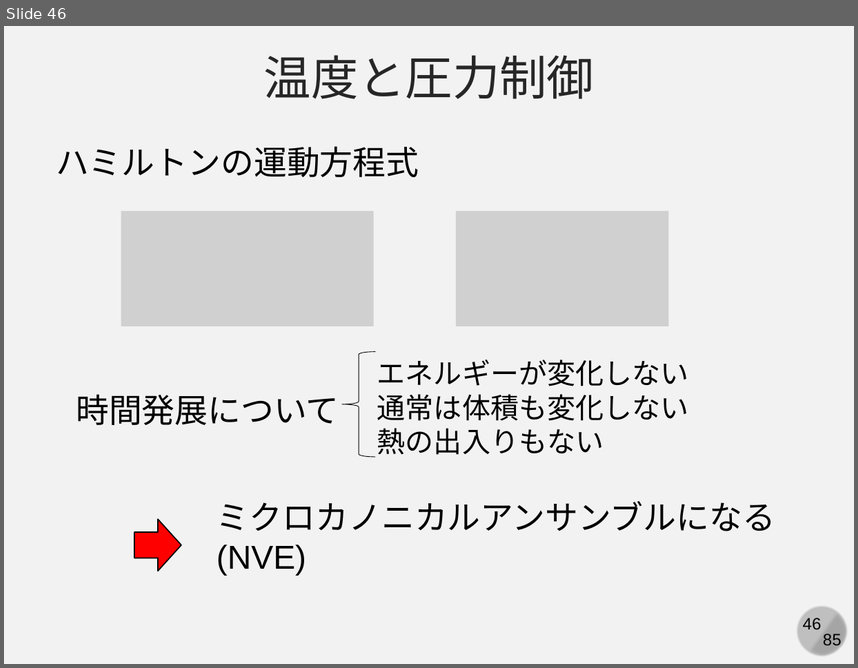
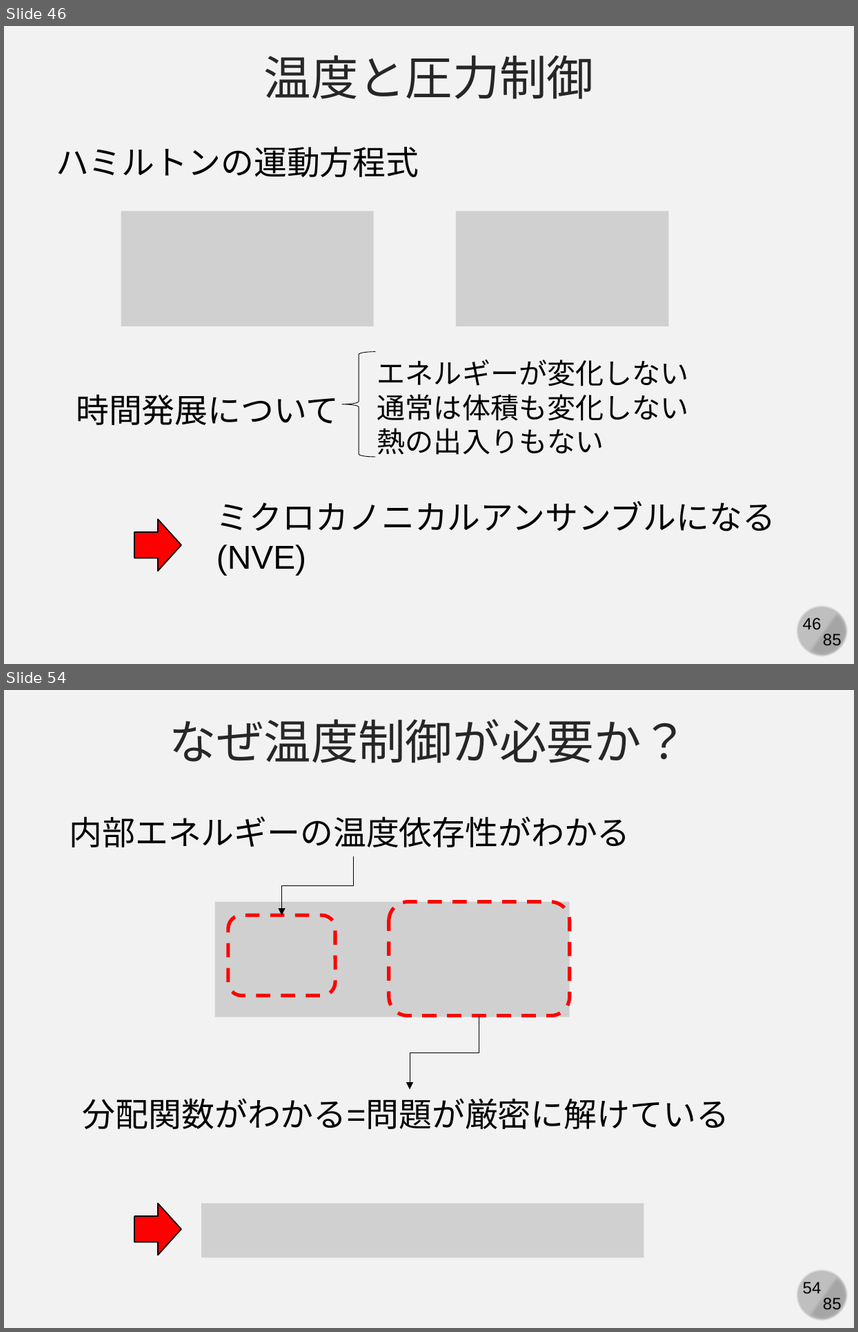
Before and after one commit to kaityo256/simulation_engineering, a slide deck: 06_md_observable/simulation06.pptx. Shown one above the other, each under a label of ours: slide 46 before the commit, slides 46 and 54 after it; the slides between them are not shown. The pictures are 858x668 and 858x1332 pixels, drawn with LibreOffice and Linux fonts; fonts in the diff are those of the drawing; grey boxes stand for pictures. Boxes give left, top, right and bottom in pixels: in the first picture for what was removed or moved away, otherwise in the second. Text is boxed around its words. In the diff, an @@ line names an element or a change of style, - is before the commit and + after.

```diff
--- a/06_md_observable/simulation06.pptx
+++ b/06_md_observable/simulation06.pptx
@@ slide 54 added at (4,690,854,1328), background #F2F2F2; not listed: 4 template elements that a slide beside it also shows @@
@@ text added at (170,719,688,763), 40 pt, text #262626 @@
+なぜ温度制御が必要か？
@@ text added at (70,816,631,847), 28 pt, text #000000 @@
+内部エネルギーの温度依存性がわかる
@@ elbow arrow added from (353, 856) to (282, 915), #000000 0.5 pt @@
@@ picture added at (215,902,569,1017) @@
@@ rounded rectangle added at (228,915,335,995), outline #FF0000 3 pt dashed @@
@@ rounded rectangle added at (389,902,570,1016), outline #FF0000 3 pt dashed @@
@@ elbow arrow added from (479, 1016) to (410, 1089), #000000 0.5 pt @@
@@ text added at (83,1098,729,1129), 28 pt, text #000000 @@
+分配関数がわかる=問題が厳密に解けている
@@ right arrow added at (135,1203,181,1254), fill #FF0000, outline #000000 1 pt @@
@@ picture added at (201,1203,644,1257) @@
```
Also in this commit, not shown: 1 slide changed, 7 other slides added.
